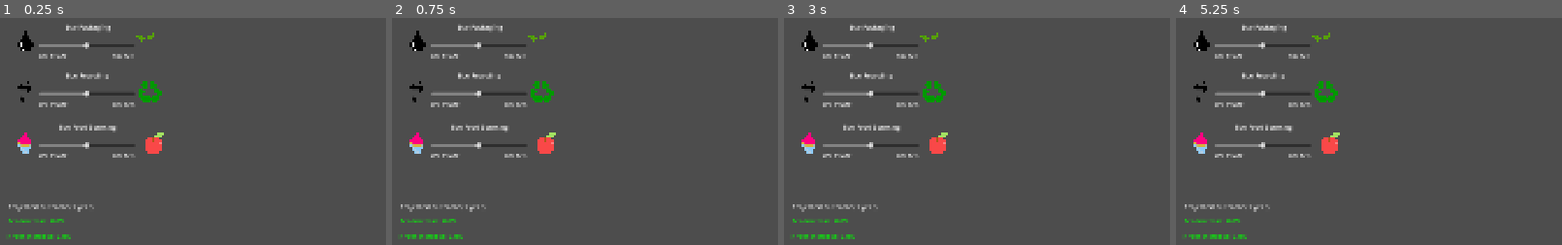
Above: before the commit, frames 1-4 (left to right).
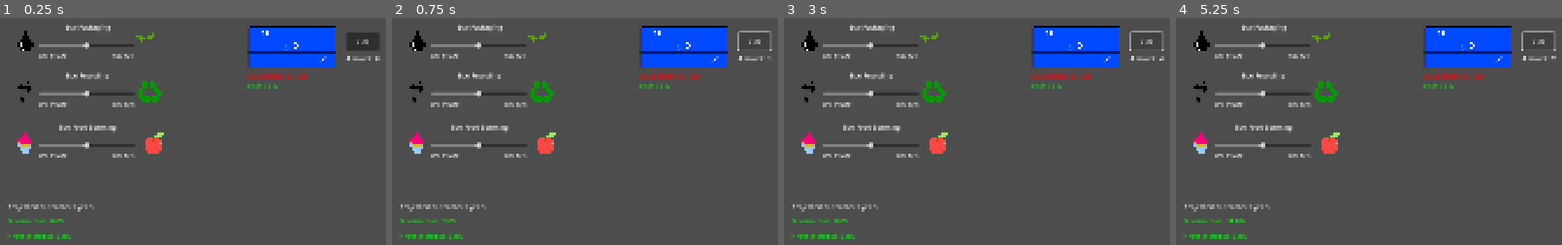
Above: after the commit, the same moments.

Repository: theresaaung/HACKATHON
Game: Godot game, scene res://scenes/main.tscn
Same seed, same stepped clock (60 frames per second), same inputs: the game is played once before the commit and once after it. Before the commit the project starts from res://main.tscn.
Inputs (mouse positions are in pixels of both pictures, inside the frame that each line leads up to):
- Up to frame 1 (0.25 s): no input
- Up to frame 2 (0.75 s): click (754, 40) at 0.5 s, where only the run after the commit has a clickable "BUY"
- Up to frame 3 (3 s): click (1146, 40) at 1.25 s, where only the run after the commit has a clickable "BUY"; click (1146, 40) at 2 s, where only the run after the commit has a clickable "BUY"; tap Enter at 2.75 s
- Up to frame 4 (5.25 s): tap Space at 3.5, 5 s; tap Enter at 4.25 s

The runs differ from the first frame. In frame 1, 5.2% of the frame differs, in the area x 64-99%, y 3-32%; in frame 2, 4.7%; in frame 3, 4.7%; in frame 4, 4.8%.

Commit message:
Added SolarPanel Button

Diff:
--- a/company-net-zero-sim/main.tscn
+++ /dev/null
@@ -1,40 +0,0 @@
-[gd_scene load_steps=6 format=3 uid="uid://b6odmkpsmvied"]
-
-[ext_resource type="Script" path="res://simulation.gd" id="1_ig7tw"]
-[ext_resource type="PackedScene" uid="uid://dmmrlmxp8takm" path="res://packaging_option.tscn" id="2_0xm2m"]
-[ext_resource type="PackedScene" uid="uid://capnrof4hall6" path="res://recycling_option.tscn" id="3_h2yge"]
-[ext_resource type="PackedScene" uid="uid://qss1tso47pqb" path="res://food_option.tscn" id="4_1bvp3"]
-[ext_resource type="PackedScene" uid="uid://si0idodylfyn" path="res://ProjectedOutcomeLabel.tscn" id="5_lquwl"]
-
-[node name="Main" type="Node2D"]
-script = ExtResource("1_ig7tw")
-
-[node name="PackagingOption" parent="." instance=ExtResource("2_0xm2m")]
-offset_left = 54.0
-offset_top = 297.0
-offset_right = 54.0
-offset_bottom = 297.0
-eco_mult = 0.2
-profit_mult = 0.1
-
-[node name="RecyclingOption" parent="." instance=ExtResource("3_h2yge")]
-offset_left = 55.0
-offset_top = 417.0
-offset_right = 55.0
-offset_bottom = 417.0
-eco_mult = 0.6
-profit_mult = 0.4
-
-[node name="FoodOption" parent="." instance=ExtResource("4_1bvp3")]
-offset_left = 55.0
-offset_top = 544.0
-offset_right = 55.0
-offset_bottom = 544.0
-eco_mult = 0.3
-profit_mult = 0.3
-
-[node name="ProjectedOutcomeLabel" parent="." instance=ExtResource("5_lquwl")]
-offset_left = 78.0
-offset_top = 758.0
-offset_right = 78.0
-offset_bottom = 758.0
--- a/company-net-zero-sim/ProjectedOutcomeLabel.tscn
+++ b/company-net-zero-sim/scenes/ProjectedOutcomeLabel.tscn
@@ -1,6 +1,6 @@
 [gd_scene load_steps=2 format=3 uid="uid://si0idodylfyn"]
 
-[ext_resource type="Script" uid="uid://bxbqr0vvtwldp" path="res://projected_outcome_label.gd" id="1_4qua3"]
+[ext_resource type="Script" uid="uid://bxbqr0vvtwldp" path="res://scripts/projected_outcome_label.gd" id="1_4qua3"]
 
 [node name="ProjectedOutcomeLabel" type="Control"]
 layout_mode = 3
--- a/company-net-zero-sim/food_option.tscn
+++ b/company-net-zero-sim/scenes/food_option.tscn
@@ -1,6 +1,6 @@
 [gd_scene load_steps=4 format=3 uid="uid://qss1tso47pqb"]
 
-[ext_resource type="Script" path="res://slider_option.gd" id="1_gd56u"]
+[ext_resource type="Script" path="res://scripts/slider_option.gd" id="1_gd56u"]
 [ext_resource type="Texture2D" uid="uid://wt2dqkppucta" path="res://icons/Cupcake icon.svg" id="2_gd56u"]
 [ext_resource type="Texture2D" uid="uid://b5ekeu5v4upff" path="res://icons/Apple Icon.svg" id="3_osyly"]
 
--- /dev/null
+++ b/company-net-zero-sim/scenes/main.tscn
@@ -0,0 +1,47 @@
+[gd_scene load_steps=7 format=3 uid="uid://b6odmkpsmvied"]
+
+[ext_resource type="Script" path="res://scripts/simulation.gd" id="1_ig7tw"]
+[ext_resource type="PackedScene" uid="uid://dmmrlmxp8takm" path="res://scenes/packaging_option.tscn" id="2_0xm2m"]
+[ext_resource type="PackedScene" uid="uid://capnrof4hall6" path="res://scenes/recycling_option.tscn" id="3_h2yge"]
+[ext_resource type="PackedScene" uid="uid://qss1tso47pqb" path="res://scenes/food_option.tscn" id="4_1bvp3"]
+[ext_resource type="PackedScene" uid="uid://si0idodylfyn" path="res://scenes/ProjectedOutcomeLabel.tscn" id="5_lquwl"]
+[ext_resource type="PackedScene" uid="uid://bvgwdqpyvod2k" path="res://scenes/solar_panel_option.tscn" id="6_tefeu"]
+
+[node name="Main" type="Node2D"]
+script = ExtResource("1_ig7tw")
+
+[node name="PackagingOption" parent="." instance=ExtResource("2_0xm2m")]
+offset_left = 54.0
+offset_top = 297.0
+offset_right = 54.0
+offset_bottom = 297.0
+eco_mult = 0.2
+profit_mult = 0.1
+
+[node name="RecyclingOption" parent="." instance=ExtResource("3_h2yge")]
+offset_left = 55.0
+offset_top = 417.0
+offset_right = 55.0
+offset_bottom = 417.0
+eco_mult = 0.6
+profit_mult = 0.4
+
+[node name="FoodOption" parent="." instance=ExtResource("4_1bvp3")]
+offset_left = 55.0
+offset_top = 544.0
+offset_right = 55.0
+offset_bottom = 544.0
+eco_mult = 0.3
+profit_mult = 0.3
+
+[node name="ProjectedOutcomeLabel" parent="." instance=ExtResource("5_lquwl")]
+offset_left = 78.0
+offset_top = 758.0
+offset_right = 78.0
+offset_bottom = 758.0
+
+[node name="SolarPanelOption" parent="." instance=ExtResource("6_tefeu")]
+offset_left = 638.0
+offset_top = 308.0
+offset_right = 638.0
+offset_bottom = 308.0
--- a/company-net-zero-sim/packaging_option.tscn
+++ b/company-net-zero-sim/scenes/packaging_option.tscn
@@ -1,6 +1,6 @@
 [gd_scene load_steps=4 format=3 uid="uid://dmmrlmxp8takm"]
 
-[ext_resource type="Script" path="res://slider_option.gd" id="1_y077s"]
+[ext_resource type="Script" path="res://scripts/slider_option.gd" id="1_y077s"]
 [ext_resource type="Texture2D" uid="uid://5x14uuktg1am" path="res://icons/Plant Icon.svg" id="2_rmcqm"]
 [ext_resource type="Texture2D" uid="uid://dnyitot5cjo8s" path="res://icons/Oil Drop Icon.svg" id="3_mp24b"]
 
--- a/company-net-zero-sim/recycling_option.tscn
+++ b/company-net-zero-sim/scenes/recycling_option.tscn
@@ -1,6 +1,6 @@
 [gd_scene load_steps=4 format=3 uid="uid://capnrof4hall6"]
 
-[ext_resource type="Script" path="res://slider_option.gd" id="1_kbxti"]
+[ext_resource type="Script" path="res://scripts/slider_option.gd" id="1_kbxti"]
 [ext_resource type="Texture2D" uid="uid://lavrehuvmvug" path="res://icons/Recycling Logo.svg" id="2_kbxti"]
 [ext_resource type="Texture2D" uid="uid://bpfxj0oo7dh8a" path="res://icons/Bin Icon.svg" id="3_kbxti"]
 
--- /dev/null
+++ b/company-net-zero-sim/scenes/solar_panel_option.gd
@@ -0,0 +1,35 @@
+extends Control
+
+var eco_percent: float = 2
+var panel_price: float = 5000
+var number_of_panels: int = 0
+
+@onready var solar_panel_price_label: Label = $SolarPanelPriceLabel
+@onready var solar_panel_eco_label: Label = $SolarPanelEcoLabel
+@onready var solar_panel_quantity_label: Label = $SolarPanelQuantityLabel
+
+
+# Called when the node enters the scene tree for the first time.
+func _ready() -> void:
+	pass # Replace with function body.
+
+
+# Called every frame. 'delta' is the elapsed time since the previous frame.
+func _process(delta: float) -> void:
+	pass
+
+
+func _on_button_pressed() -> void:
+	number_of_panels += 1
+	solar_panel_quantity_label.text = "Amount: " + str(number_of_panels)
+
+
+
+func get_eco_percent():
+	return eco_percent
+
+func get_price():
+	return panel_price
+
+func get_number_of_panels():
+	return number_of_panels
--- /dev/null
+++ b/company-net-zero-sim/scenes/solar_panel_option.tscn
@@ -0,0 +1,54 @@
+[gd_scene load_steps=3 format=3 uid="uid://bvgwdqpyvod2k"]
+
+[ext_resource type="Texture2D" uid="uid://bp3hv0xd8tmbq" path="res://icons/Solar Panel Icon.svg" id="1_36usf"]
+[ext_resource type="Script" uid="uid://d4gtsgjopmq08" path="res://scenes/solar_panel_option.gd" id="1_miilf"]
+
+[node name="SolarPanelOption" type="Control"]
+layout_mode = 3
+anchors_preset = 15
+anchor_right = 1.0
+anchor_bottom = 1.0
+grow_horizontal = 2
+grow_vertical = 2
+script = ExtResource("1_miilf")
+
+[node name="SolarPanelIcon" type="Sprite2D" parent="."]
+position = Vector2(120, 116)
+scale = Vector2(0.335, 0.335)
+texture = ExtResource("1_36usf")
+
+[node name="SolarPanelPriceLabel" type="Label" parent="."]
+modulate = Color(1, 0, 0, 1)
+layout_mode = 0
+offset_left = 36.0
+offset_top = 127.0
+offset_right = 350.0
+offset_bottom = 151.0
+text = "Solar Panel: £5 000"
+
+[node name="SolarPanelEcoLabel" type="Label" parent="."]
+modulate = Color(0, 1, 0, 1)
+layout_mode = 0
+offset_left = 36.0
+offset_top = 151.0
+offset_right = 350.0
+offset_bottom = 174.0
+text = "Eco: + 2%"
+
+[node name="SolarPanelQuantityLabel" type="Label" parent="."]
+layout_mode = 0
+offset_left = 279.0
+offset_top = 83.0
+offset_right = 593.0
+offset_bottom = 106.0
+text = "Amount: 0"
+
+[node name="Button" type="Button" parent="."]
+layout_mode = 0
+offset_left = 279.0
+offset_top = 30.0
+offset_right = 360.0
+offset_bottom = 75.0
+text = "BUY"
+
+[connection signal="pressed" from="Button" to="." method="_on_button_pressed"]
--- a/company-net-zero-sim/simulation.gd
+++ b/company-net-zero-sim/scripts/simulation.gd
@@ -5,6 +5,8 @@
 @onready var packaging_option: Control = $PackagingOption
 @onready var recycling_option: Control = $RecyclingOption
 @onready var food_option: Control = $FoodOption
+
+@onready var solar_panel_option: Control = $SolarPanelOption
 
 @onready var projected_outcome_label: Control = $ProjectedOutcomeLabel
 
@@ -14,8 +16,6 @@
 
 var total_eco_percent: float
 var total_profit_percent: float
-
-
 
 
 
@@ -33,5 +33,7 @@
 
 
 func calculate_total_percents():
-	total_eco_percent = packaging_option.get_eco_percent() + recycling_option.get_eco_percent() + food_option.get_eco_percent()
+
+
+	total_eco_percent = packaging_option.get_eco_percent() + recycling_option.get_eco_percent() + food_option.get_eco_percent() + (solar_panel_option.get_eco_percent() * solar_panel_option.get_number_of_panels())
 	total_profit_percent = packaging_option.get_profit_percent() + recycling_option.get_profit_percent() + food_option.get_profit_percent()
Not shown, added: company-net-zero-sim/scenes/solar_panel_option.gd.uid
Renamed: company-net-zero-sim/projected_outcome_label.gd -> company-net-zero-sim/scripts/projected_outcome_label.gd
Renamed: company-net-zero-sim/projected_outcome_label.gd.uid -> company-net-zero-sim/scripts/projected_outcome_label.gd.uid
Renamed: company-net-zero-sim/simulation.gd.uid -> company-net-zero-sim/scripts/simulation.gd.uid
Renamed: company-net-zero-sim/slider_option.gd -> company-net-zero-sim/scripts/slider_option.gd
Renamed: company-net-zero-sim/slider_option.gd.uid -> company-net-zero-sim/scripts/slider_option.gd.uid
Renamed: company-net-zero-sim/supermaket.gd -> company-net-zero-sim/scripts/supermaket.gd
Renamed: company-net-zero-sim/supermaket.gd.uid -> company-net-zero-sim/scripts/supermaket.gd.uid
